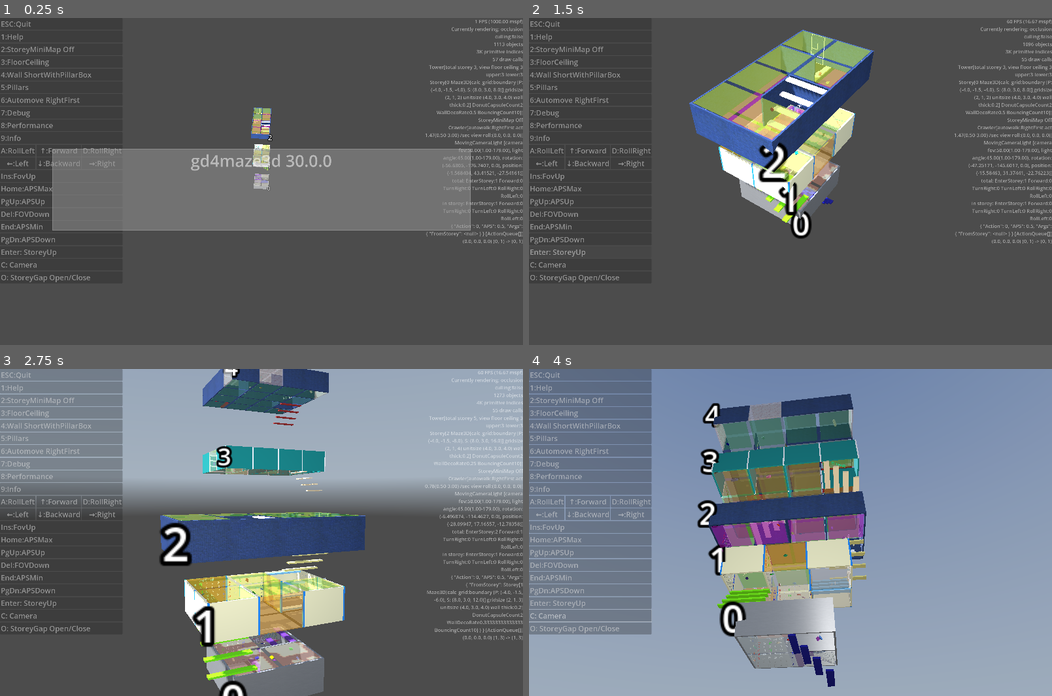
Above: before the commit, frames 1-4 (two rows, left to right).
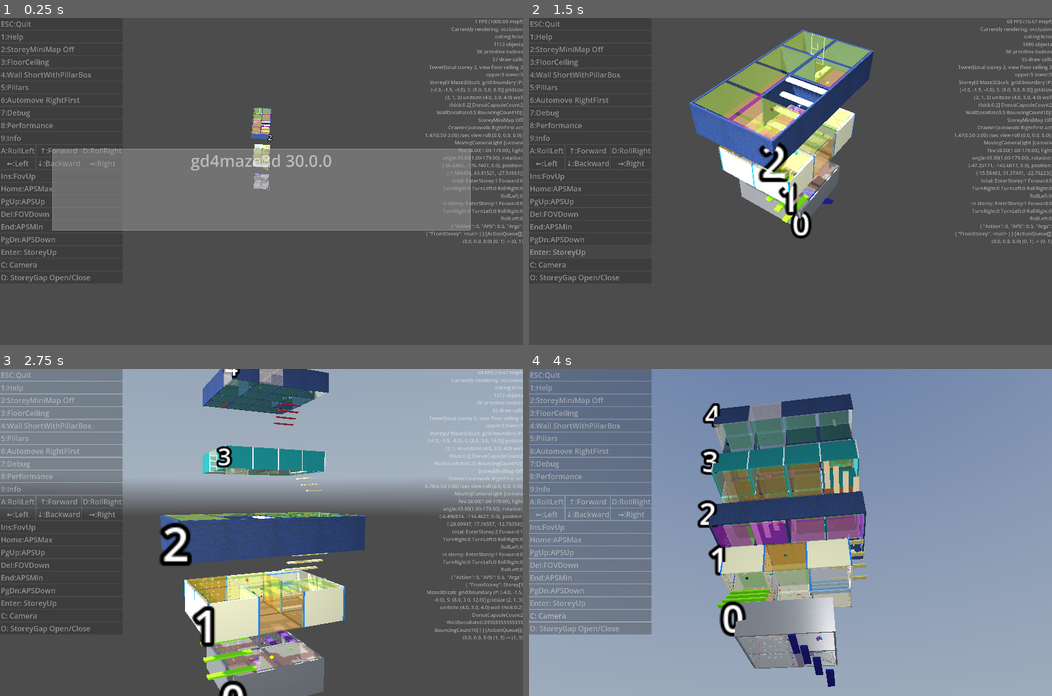
Above: after the commit, the same moments.

Repository: kasworld/gd4maze3d
Game: Godot game, scene res://main.tscn
Same seed, same stepped clock (60 frames per second), same inputs: the game is played once before the commit and once after it. A sky picture missing from this copy of the repository is replaced by a grey-blue gradient.
Inputs (mouse positions are in pixels of both pictures, inside the frame that each line leads up to):
- Up to frame 1 (0.25 s): no input
- Up to frame 2 (1.5 s): click "Enter: StoreyUp" at 0.5 s; click "Enter: StoreyUp" at 1.25 s
- Up to frame 3 (2.75 s): tap Enter at 2 s; move the mouse to (376, 516) at 2.02 s; hold Right from 2.03 s (still down); tap Q at 2.1 s; click (376, 516) at 2.17 s
- Up to frame 4 (4 s): move the mouse to (685, 548) at 2.77 s; release Right at 2.78 s; hold Down 2.78-3.53 s; tap E at 2.85 s; move the mouse to (842, 460) at 3.52 s; hold Right from 3.53 s (still down); tap 1 at 3.6 s

The runs differ from the first frame. In frame 1, less than 0.1% of the frame differs, in the area x 48-52%, y 27-51%; in frame 2, 0.3%; in frame 3, 0.2%; in frame 4, 0.4%, in the area x 34-65%, y 12-92%.

Commit message:
fix floor_ceiling size

Diff:
--- a/maze_3d/maze_3d.gd
+++ b/maze_3d/maze_3d.gd
@@ -82,7 +82,7 @@
 
 func init_floor_ceiling(grid_count :Vector2i, height :float, size_rate :float, co_floor :Color, co_ceiling :Color) -> Maze3D:
 	var grid_count_3d := Vector3i(grid_count.x, 1, grid_count.y)
-	var net_size :Vector2 = PreCalced.SizeWithWallV2
+	var net_size :Vector2 = PreCalced.SizeV2
 	$Floor.init_plot3d_box(Vector3(net_size.x, height, net_size.y), grid_count_3d, size_rate, true).fill_all(co_floor)
 	$Floor.position.y -= calc_grid.unit_size.y/2 +height/2
 	$Ceiling.init_plot3d_box(Vector3(net_size.x, height, net_size.y), grid_count_3d, size_rate, true).fill_all(co_ceiling)
--- a/maze_3d/maze_3d.tscn
+++ b/maze_3d/maze_3d.tscn
@@ -3,6 +3,9 @@
 [ext_resource type="Script" uid="uid://dcw2hfmbwc2pm" path="res://maze_3d/maze_3d.gd" id="1_0k1os"]
 [ext_resource type="PackedScene" uid="uid://btil787jb7edu" path="res://plot_3d/plot_3d.tscn" id="2_2b0r0"]
 [ext_resource type="PackedScene" uid="uid://cfnbpemvoy1i6" path="res://multi_mesh_shape/multi_mesh_shape.tscn" id="3_7je7j"]
+
+[sub_resource type="MultiMesh" id="MultiMesh_7je7j"]
+resource_local_to_scene = true
 
 [sub_resource type="MultiMesh" id="MultiMesh_wt25u"]
 resource_local_to_scene = true
@@ -25,36 +28,33 @@
 [sub_resource type="MultiMesh" id="MultiMesh_ql2o8"]
 resource_local_to_scene = true
 
-[sub_resource type="MultiMesh" id="MultiMesh_wt04w"]
-resource_local_to_scene = true
-
 [node name="Maze3D" type="Node3D" unique_id=1197400707]
 script = ExtResource("1_0k1os")
 
 [node name="WallContainer" type="Node3D" parent="." unique_id=1744184575]
 
 [node name="VMain" parent="WallContainer" unique_id=211187273 instance=ExtResource("3_7je7j")]
+multimesh = SubResource("MultiMesh_7je7j")
+
+[node name="HMain" parent="WallContainer" unique_id=491936474 instance=ExtResource("3_7je7j")]
 multimesh = SubResource("MultiMesh_wt25u")
 
-[node name="HMain" parent="WallContainer" unique_id=491936474 instance=ExtResource("3_7je7j")]
+[node name="VSub" parent="WallContainer" unique_id=174405396 instance=ExtResource("3_7je7j")]
 multimesh = SubResource("MultiMesh_7o0nl")
 
-[node name="VSub" parent="WallContainer" unique_id=174405396 instance=ExtResource("3_7je7j")]
+[node name="HSub" parent="WallContainer" unique_id=1774872961 instance=ExtResource("3_7je7j")]
 multimesh = SubResource("MultiMesh_dvc8l")
 
-[node name="HSub" parent="WallContainer" unique_id=1774872961 instance=ExtResource("3_7je7j")]
+[node name="Floor" parent="." unique_id=1200192443 instance=ExtResource("2_2b0r0")]
 multimesh = SubResource("MultiMesh_d2cqh")
 
-[node name="Floor" parent="." unique_id=1200192443 instance=ExtResource("2_2b0r0")]
+[node name="Ceiling" parent="." unique_id=814222085 instance=ExtResource("2_2b0r0")]
 multimesh = SubResource("MultiMesh_f705r")
-
-[node name="Ceiling" parent="." unique_id=814222085 instance=ExtResource("2_2b0r0")]
-multimesh = SubResource("MultiMesh_8b0s3")
 
 [node name="BoxPillars" parent="." unique_id=1384246334 instance=ExtResource("3_7je7j")]
 visible = false
-multimesh = SubResource("MultiMesh_ql2o8")
+multimesh = SubResource("MultiMesh_8b0s3")
 
 [node name="CapsulePillars" parent="." unique_id=1088320687 instance=ExtResource("3_7je7j")]
 visible = false
-multimesh = SubResource("MultiMesh_wt04w")
+multimesh = SubResource("MultiMesh_ql2o8")
